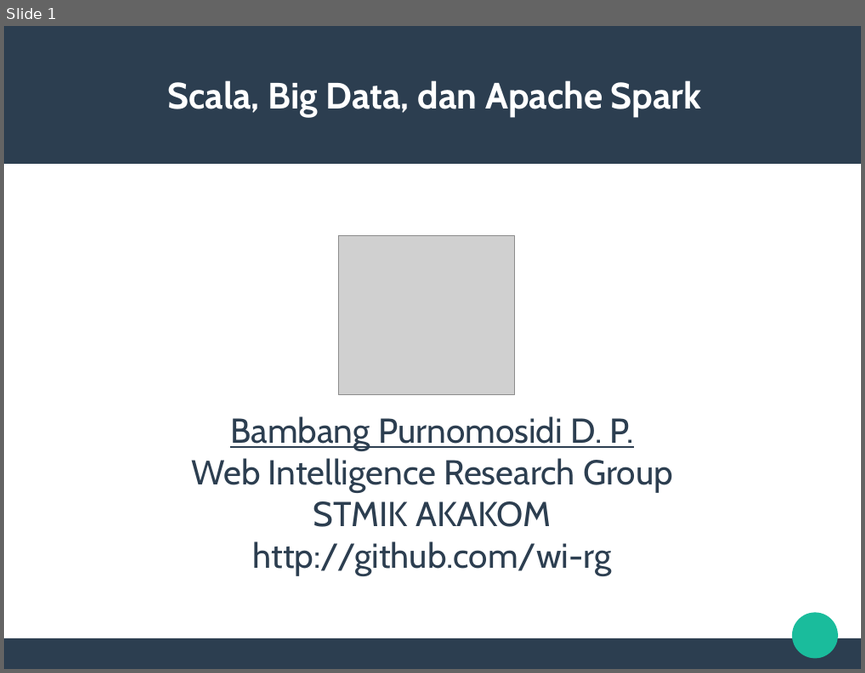
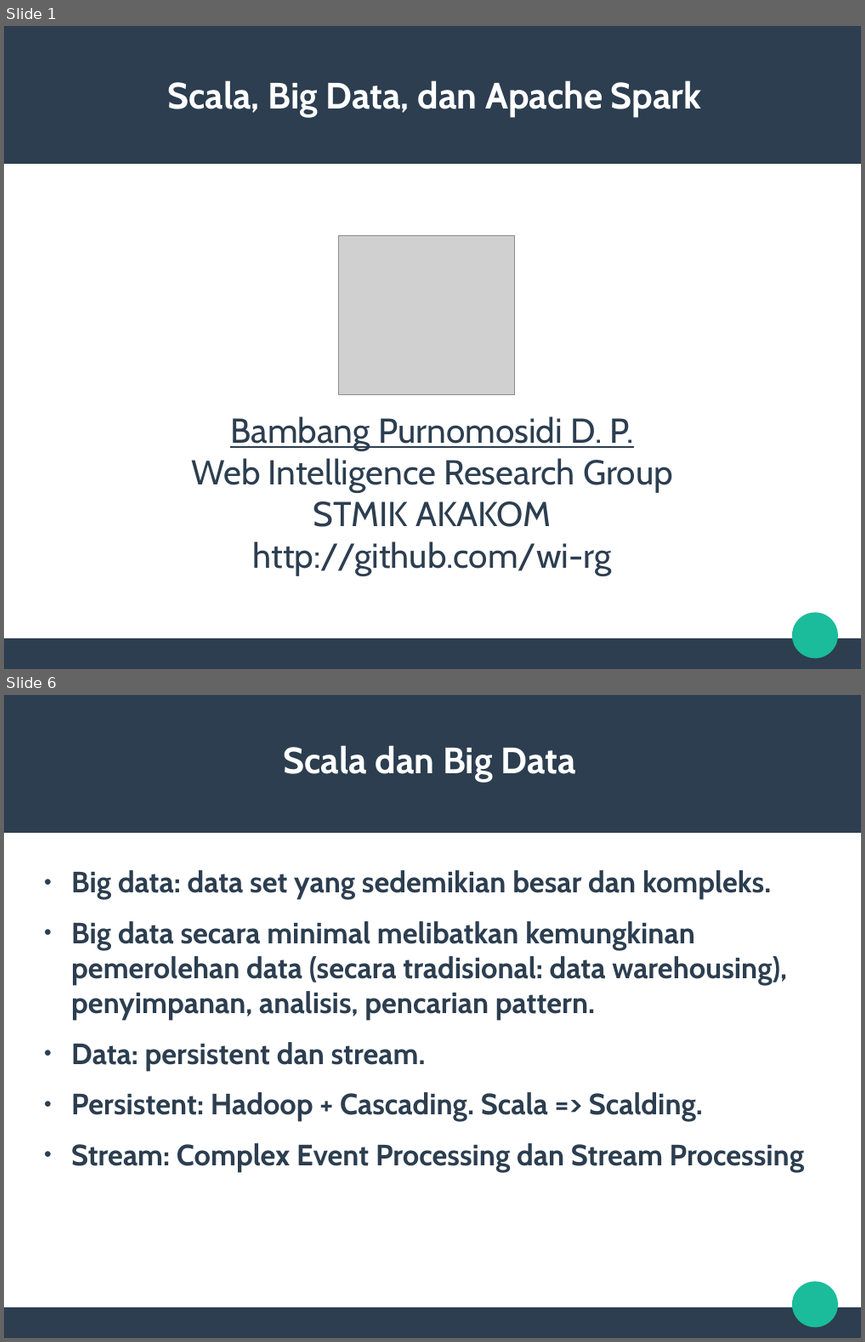
Before and after one commit to wi-rg/presentation, a slide deck: scala-bigdata-spark/scala-bigdata-spark.odp. Shown one above the other, each under a label of ours: slide 1 before the commit, slides 1 and 6 after it; the slides between them are not shown. The pictures are 865x673 and 865x1342 pixels, drawn with LibreOffice and Linux fonts; fonts in the diff are those of the drawing; grey boxes stand for pictures. Boxes give left, top, right and bottom in pixels: in the first picture for what was removed or moved away, otherwise in the second. Text is boxed around its words. In the diff, an @@ line names an element or a change of style, - is before the commit and + after.

Commit message:
Finish Scala-BigData-Spark presentation

```diff
--- a/scala-bigdata-spark/scala-bigdata-spark.odp
+++ b/scala-bigdata-spark/scala-bigdata-spark.odp
@@ slide 6 added at [4, 695, 861, 1338], background #FFFFFF; not listed: 3 template elements that a slide beside it also shows @@
@@ title added at [284, 745, 575, 782], 33.9 pt, text #FFFFFF, bold @@
+Scala dan Big Data
@@ text added at [71, 870, 804, 1172], 27.2 pt, text #2C3E50, bold @@
+● Big data: data set yang sedemikian besar dan kompleks.
+● Big data secara minimal melibatkan kemungkinan pemerolehan data (secara tradisional: data warehousing), penyimpanan, analisis, pencarian pattern.
+● Data: persistent dan stream.
+● Persistent: Hadoop + Cascading. Scala => Scalding.
+● Stream: Complex Event Processing dan Stream Processing
```
Also in this commit, not shown: 6 other slides added, 1 other file.
